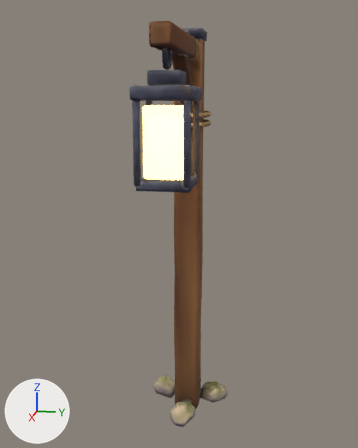
The glTF model game/assets/custom/lantern_post.glb: old version first, new version second.
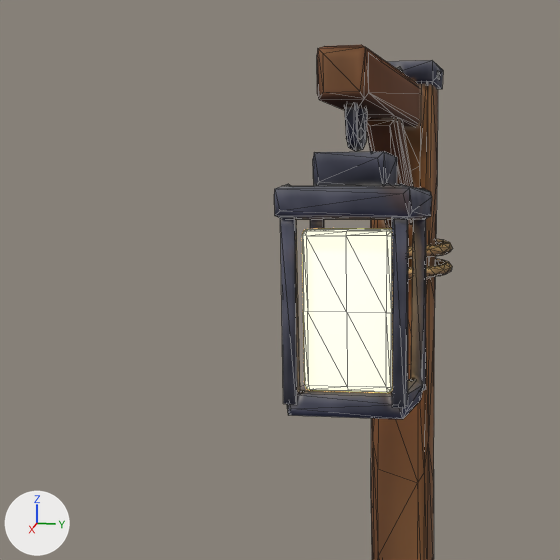
Old and new are each drawn whole from a 50 mm camera at (2.229, 0.401, 1.501) aimed at (0.183, -0.008, 0.989) and again close up on the part from 1% to 73% of the width and 0% to 57% of the height. The lights are fixed; the arrows at lower left show +X, +Y and +Z. The first two pictures are the older version. The close-ups show mesh edges as thin lines. Where no turn or scale is listed for an object, it has been applied to the vertices.

Before the edit, the objects in view are built like this:
```python
mat_lantern_post_glow = principled_material('lantern_post_glow')
mat_lantern_post_glow.base_color = (1.0, 0.66, 0.26)  # beige #ffd48b
mat_lantern_post_glow.roughness = 0.6
mat_lantern_post_glow.emission_color = (1.0, 0.66, 0.26)  # beige #ffd48b
mat_lantern_post_glow.emission_strength = 2.8
me_lantern_post = bpy.data.meshes.new('lantern_post')
me_lantern_post.from_pydata(...)  # 660 vertices, 1200 faces; spans x -0.14..0.55, y -0.2..0.2, z -0.9..0.9
me_lantern_post.materials.append(mat_lantern_post_painted)  # picture img_lantern_post_paint
me_lantern_post_glass = bpy.data.meshes.new('lantern_post_glass')
me_lantern_post_glass.from_pydata(...)  # 98 vertices, 192 faces; spans x -0.075..0.075, y -0.075..0.075, z -0.13..0.13
me_lantern_post_glass.materials.append(mat_lantern_post_glow)  # beige #ffd48b, glowing beige #ffd48b
ob_lantern_post = bpy.data.objects.new('lantern_post', me_lantern_post)
ob_lantern_post.location = (0.0, 0.0, 0.9)
ob_lantern_post_glass = bpy.data.objects.new('lantern_post_glass', me_lantern_post_glass)
ob_lantern_post_glass.location = (0.44, 0.0, 1.36)
```
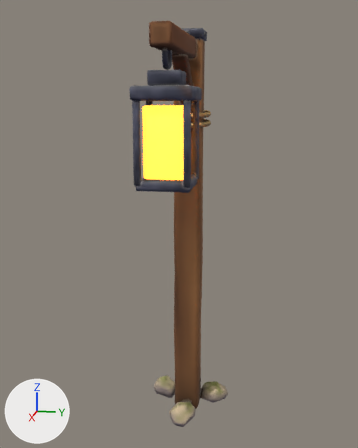
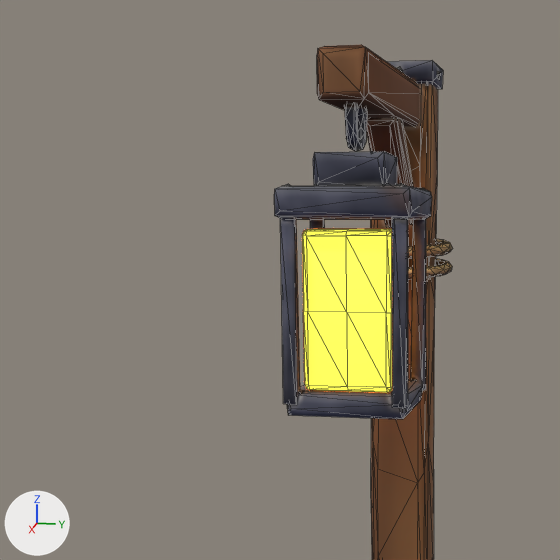
What differs and where, as boxes [x1, y1, x2, y2] in the close-ups (560 x 560 px):
'lantern_post_glass', recoloured
    both: [302, 229, 392, 393]

What changed in the scene script:
```text
Change mat_lantern_post_glow:
    mat_lantern_post_glow.base_color: (1.0, 0.66, 0.26) -> (1.0, 0.319, 0.0331)  # beige #ffd48b -> orange #ff9933
    mat_lantern_post_glow.emission_color: (1.0, 0.66, 0.26) -> (1.0, 0.319, 0.0331)  # beige #ffd48b -> orange #ff9933
```
